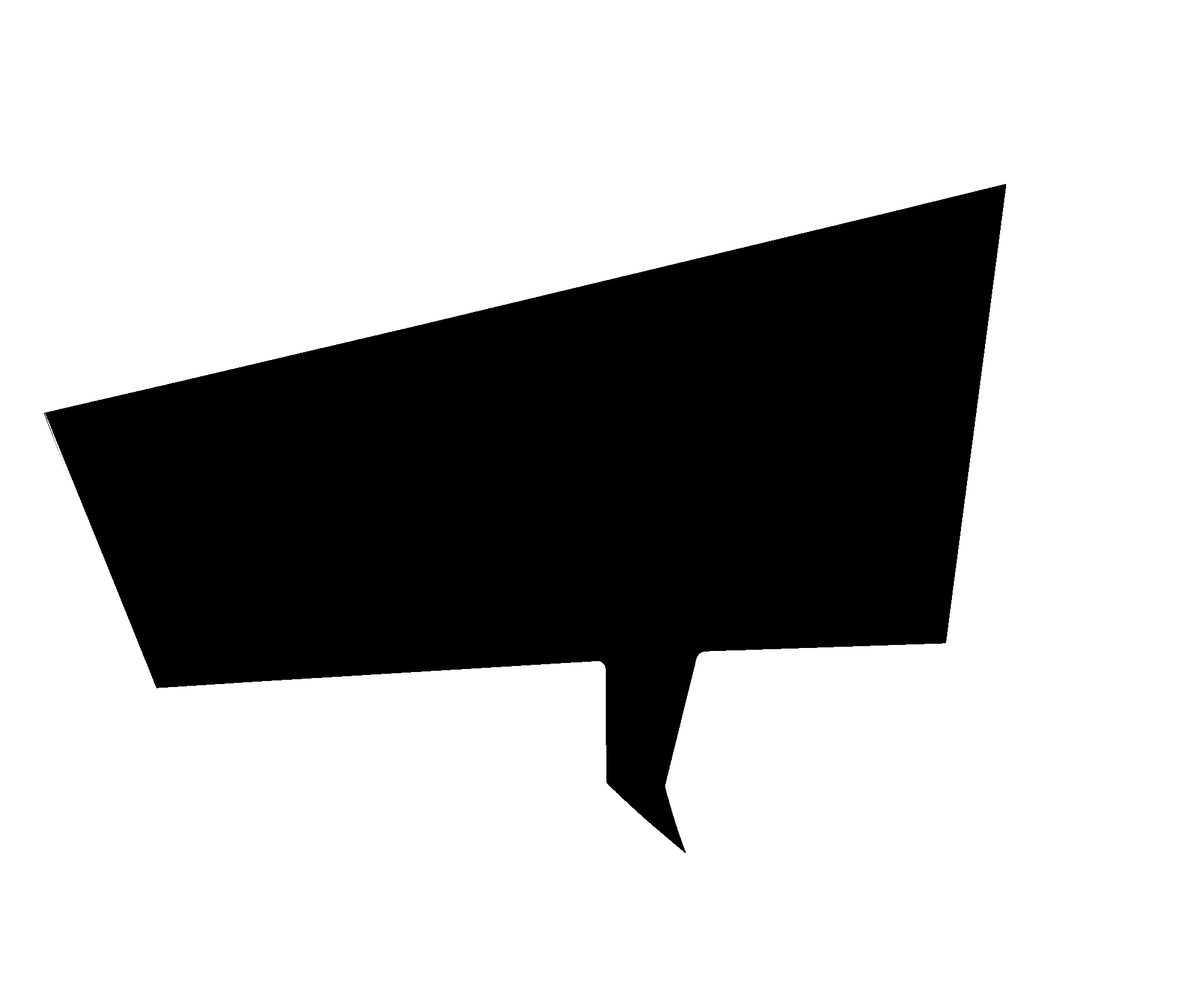
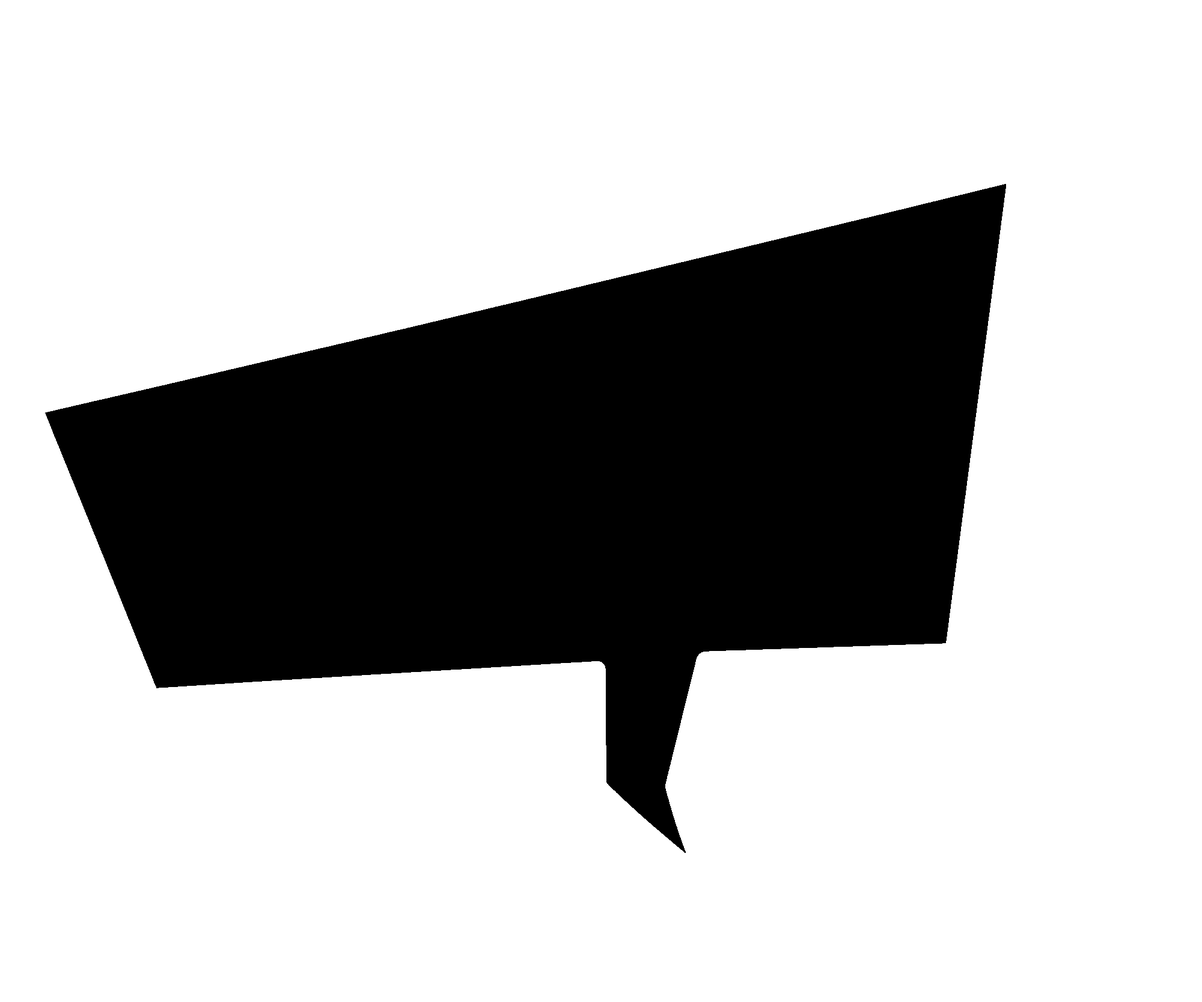
Two versions of the same layered image (1202 × 1002). Layer-by-layer changes:
added layer "Layer 1" above "Layer 2" over (x1=44, y1=412, x2=67, y2=473)
moved "Layer 2" above "图层2", painted on it over (x1=43, y1=412, x2=67, y2=473)
added layer "图层2" above "图层1" over (x1=43, y1=412, x2=67, y2=473)
renamed "Layer 1" to "Background", hid it, painted on it over (x1=43, y1=412, x2=67, y2=473)
